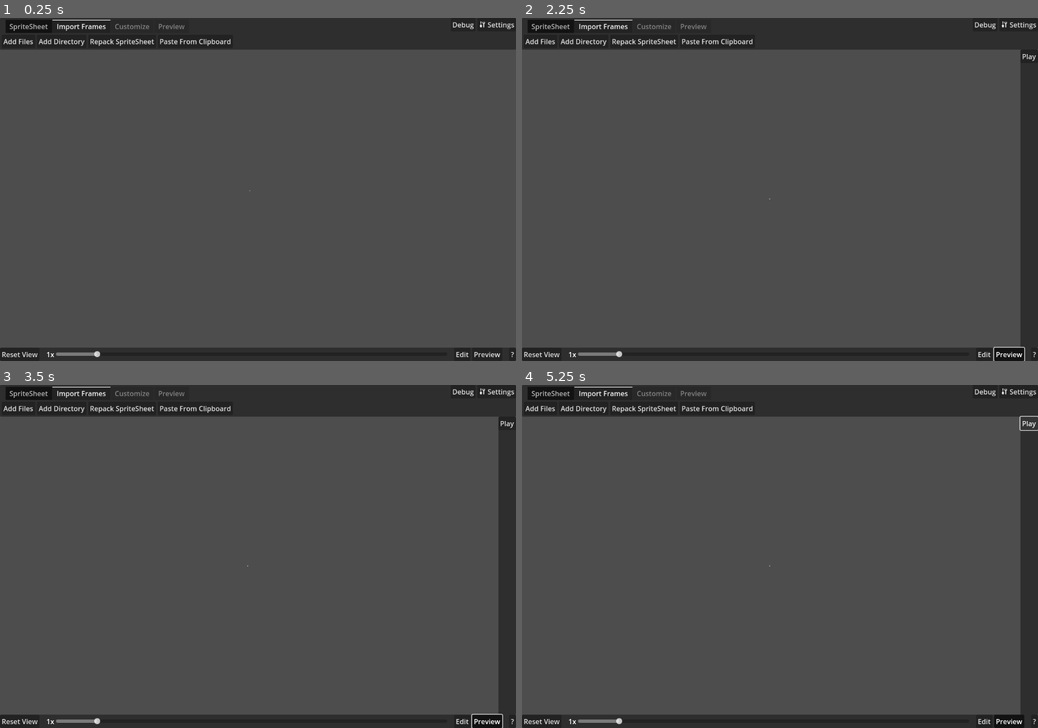
Above: before the commit, frames 1-4 (two rows, left to right).
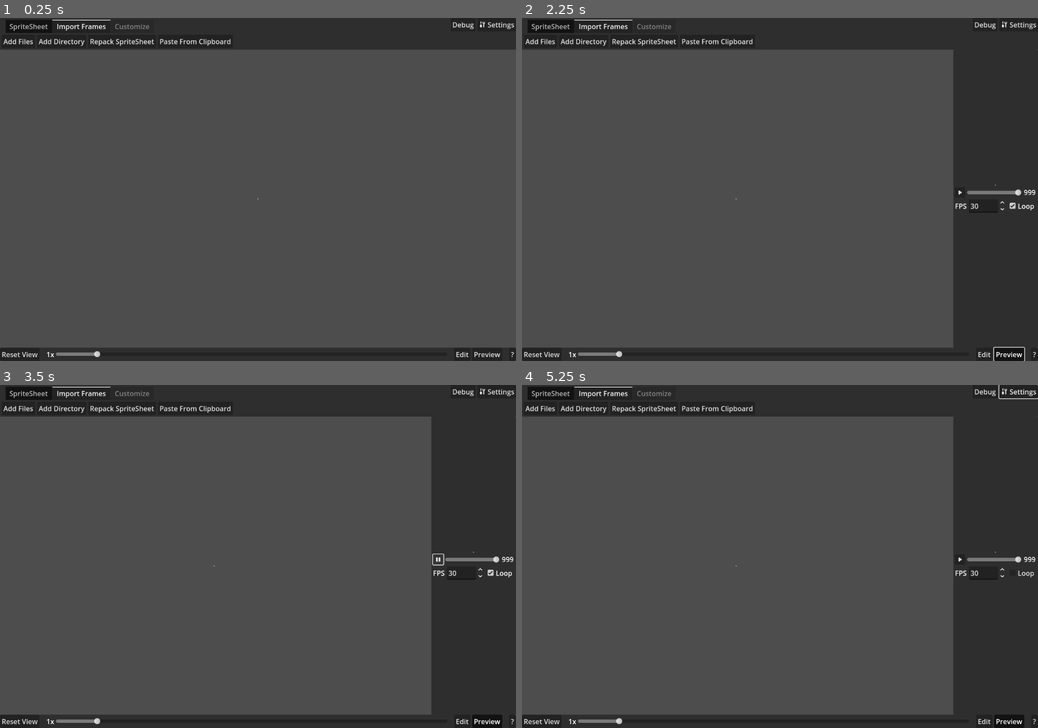
Above: after the commit, the same moments.

Repository: KoBeWi/Godot-Spritesheet-Generator
Game: Godot game, scene res://Rework/Main.tscn
Same seed, same stepped clock (60 frames per second), same inputs: the game is played once before the commit and once after it.
Inputs (mouse positions are in pixels of both pictures, inside the frame that each line leads up to):
- Up to frame 1 (0.25 s): no input
- Up to frame 2 (2.25 s): click "Repack SpriteSheet" at 0.5 s; click "Reset View" at 1.25 s; click "Preview" at 2 s
- Up to frame 3 (3.5 s): click (438, 559) at 2.77 s
- Up to frame 4 (5.25 s): click (1022, 573) at 3.5 s, where only the run after the commit has a clickable "Loop"; click "Settings" at 4.25 s; click (1027, 422) at 5 s, where only the run before the commit has a clickable "Play"

The runs differ from the first frame. In frame 1, less than 0.1% of the frame differs, in the area x 30-51%, y 1-53%; in frame 2, 11%; in frame 3, 11%; in frame 4, 11%, in the area x 30-100%, y 0-97%.
Error after the commit: Invalid access of index '0' on a base object of type: 'Array[Frame]'. (res://Rework/Preview.gd:35)

Commit message:
Added preview

Diff:
--- a/Rework/FrameContainer.gd
+++ b/Rework/FrameContainer.gd
@@ -9,7 +9,8 @@
 var frame: SpriteSheet.Frame
 
 func _ready() -> void:
-	texture.texture = frame.texture
+	if frame:
+		texture.texture = frame.texture
 
 func update_margins(horizontal: int, vertical: int):
 	margins.add_theme_constant_override(&"margin_left", horizontal + frame.offset.x)
--- a/Rework/Main.gd
+++ b/Rework/Main.gd
@@ -1,6 +1,6 @@
 extends Control
 
-enum Tab {SPRITESHEET, FRAME_LIST, CUSTOMIZATION, PREVIEW}
+enum Tab {SPRITESHEET, FRAME_LIST, CUSTOMIZATION}
 
 @onready var tabs: TabContainer = %Tabs
 @onready var repack: PanelContainer = $Repack
@@ -79,7 +79,6 @@
 	update_pending = true
 
 	tabs.set_tab_disabled(Tab.CUSTOMIZATION, spritesheet.frames.size() + spritesheet.unused_frames.size() == 0)
-	tabs.set_tab_disabled(Tab.PREVIEW, spritesheet.frames.size() == 0)
 
 	var updater := func():
 		sprite_sheet_grid.update_frame_list()
--- a/Rework/Main.tscn
+++ b/Rework/Main.tscn
@@ -7,7 +7,10 @@
 [ext_resource type="Script" uid="uid://dr100b5wjmjp2" path="res://Rework/SpriteSheetGrid.gd" id="2_npgqu"]
 [ext_resource type="Script" uid="uid://cwhcm72el5371" path="res://Rework/NavigationArea.gd" id="3_fslw6"]
 [ext_resource type="Script" uid="uid://rvv4l0rd7dgc" path="res://Rework/Repack.gd" id="3_jmhy2"]
+[ext_resource type="Script" uid="uid://dm151lay1qtov" path="res://Rework/Preview.gd" id="7_b5t4d"]
+[ext_resource type="PackedScene" uid="uid://c6ce0mrlnw0ui" path="res://Rework/FrameContainer.tscn" id="7_j10sb"]
 [ext_resource type="Texture2D" uid="uid://do1032o0c7fx6" path="res://Source/Tools.svg" id="8_t0fln"]
+[ext_resource type="Texture2D" uid="uid://o4p3468prkxm" path="res://Rework/Play.svg" id="9_ajsf6"]
 
 [sub_resource type="StyleBoxEmpty" id="StyleBoxEmpty_e06dd"]
 content_margin_top = 4.0
@@ -262,11 +265,6 @@
 button_pressed = true
 text = "Auto"
 
-[node name="Preview" type="HBoxContainer" parent="VBoxContainer/PanelContainer/MarginContainer/Tabs"]
-visible = false
-layout_mode = 2
-metadata/_tab_index = 3
-
 [node name="VSplitContainer" type="VSplitContainer" parent="VBoxContainer"]
 layout_mode = 2
 size_flags_vertical = 3
@@ -294,10 +292,10 @@
 anchor_top = 0.5
 anchor_right = 0.5
 anchor_bottom = 0.5
-offset_left = -20.0
-offset_top = -20.0
-offset_right = -18.0
-offset_bottom = -18.0
+offset_left = -1.0
+offset_top = -1.0
+offset_right = 1.0
+offset_bottom = 1.0
 grow_horizontal = 2
 grow_vertical = 2
 mouse_filter = 1
@@ -313,16 +311,70 @@
 [node name="Preview" type="PanelContainer" parent="VBoxContainer/VSplitContainer/HSplitContainer"]
 visible = false
 layout_mode = 2
-
-[node name="VBoxContainer" type="VBoxContainer" parent="VBoxContainer/VSplitContainer/HSplitContainer/Preview"]
-layout_mode = 2
-
-[node name="HBoxContainer" type="HBoxContainer" parent="VBoxContainer/VSplitContainer/HSplitContainer/Preview/VBoxContainer"]
-layout_mode = 2
-
-[node name="Button" type="Button" parent="VBoxContainer/VSplitContainer/HSplitContainer/Preview/VBoxContainer/HBoxContainer"]
-layout_mode = 2
-text = "Play"
+script = ExtResource("7_b5t4d")
+
+[node name="MarginContainer" type="MarginContainer" parent="VBoxContainer/VSplitContainer/HSplitContainer/Preview"]
+layout_mode = 2
+theme_override_constants/margin_left = 4
+theme_override_constants/margin_right = 4
+
+[node name="VBoxContainer" type="VBoxContainer" parent="VBoxContainer/VSplitContainer/HSplitContainer/Preview/MarginContainer"]
+layout_mode = 2
+alignment = 1
+
+[node name="PanelContainer" type="PanelContainer" parent="VBoxContainer/VSplitContainer/HSplitContainer/Preview/MarginContainer/VBoxContainer"]
+layout_mode = 2
+size_flags_horizontal = 4
+theme_override_styles/panel = SubResource("StyleBoxFlat_t0fln")
+
+[node name="PreviewFrame" parent="VBoxContainer/VSplitContainer/HSplitContainer/Preview/MarginContainer/VBoxContainer/PanelContainer" instance=ExtResource("7_j10sb")]
+unique_name_in_owner = true
+layout_mode = 2
+
+[node name="HBoxContainer2" type="HBoxContainer" parent="VBoxContainer/VSplitContainer/HSplitContainer/Preview/MarginContainer/VBoxContainer"]
+layout_mode = 2
+
+[node name="PlayButton" type="Button" parent="VBoxContainer/VSplitContainer/HSplitContainer/Preview/MarginContainer/VBoxContainer/HBoxContainer2"]
+unique_name_in_owner = true
+layout_mode = 2
+size_flags_horizontal = 0
+icon = ExtResource("9_ajsf6")
+
+[node name="Timeline" type="HSlider" parent="VBoxContainer/VSplitContainer/HSplitContainer/Preview/MarginContainer/VBoxContainer/HBoxContainer2"]
+unique_name_in_owner = true
+layout_mode = 2
+size_flags_horizontal = 3
+size_flags_vertical = 1
+ticks_on_borders = true
+
+[node name="TimelineFrame" type="Label" parent="VBoxContainer/VSplitContainer/HSplitContainer/Preview/MarginContainer/VBoxContainer/HBoxContainer2"]
+unique_name_in_owner = true
+custom_minimum_size = Vector2(30, 0)
+layout_mode = 2
+size_flags_vertical = 1
+text = "999"
+horizontal_alignment = 1
+vertical_alignment = 1
+
+[node name="HBoxContainer" type="HBoxContainer" parent="VBoxContainer/VSplitContainer/HSplitContainer/Preview/MarginContainer/VBoxContainer"]
+layout_mode = 2
+
+[node name="Label" type="Label" parent="VBoxContainer/VSplitContainer/HSplitContainer/Preview/MarginContainer/VBoxContainer/HBoxContainer"]
+layout_mode = 2
+text = "FPS"
+
+[node name="SpinBox" type="SpinBox" parent="VBoxContainer/VSplitContainer/HSplitContainer/Preview/MarginContainer/VBoxContainer/HBoxContainer"]
+unique_name_in_owner = true
+layout_mode = 2
+min_value = 1.0
+max_value = 144.0
+value = 30.0
+
+[node name="Loop" type="CheckBox" parent="VBoxContainer/VSplitContainer/HSplitContainer/Preview/MarginContainer/VBoxContainer/HBoxContainer"]
+unique_name_in_owner = true
+layout_mode = 2
+button_pressed = true
+text = "Loop"
 
 [node name="Edit" type="PanelContainer" parent="VBoxContainer/VSplitContainer"]
 visible = false
@@ -550,6 +602,9 @@
 [connection signal="value_changed" from="VBoxContainer/PanelContainer/MarginContainer/Tabs/Customize/Margins/VerticalMargin" to="VBoxContainer/VSplitContainer/HSplitContainer/SpriteSheetView/PanelContainer/SpriteSheetGrid" method="update_margins" unbinds=1]
 [connection signal="value_changed" from="VBoxContainer/PanelContainer/MarginContainer/Tabs/Customize/Columns/ColumnCount" to="VBoxContainer/VSplitContainer/HSplitContainer/SpriteSheetView/PanelContainer/SpriteSheetGrid" method="update_columns" unbinds=1]
 [connection signal="toggled" from="VBoxContainer/PanelContainer/MarginContainer/Tabs/Customize/Columns/AutoColumns" to="VBoxContainer/VSplitContainer/HSplitContainer/SpriteSheetView/PanelContainer/SpriteSheetGrid" method="on_auto_toggled"]
+[connection signal="pressed" from="VBoxContainer/VSplitContainer/HSplitContainer/Preview/MarginContainer/VBoxContainer/HBoxContainer2/PlayButton" to="VBoxContainer/VSplitContainer/HSplitContainer/Preview" method="_play_pause"]
+[connection signal="value_changed" from="VBoxContainer/VSplitContainer/HSplitContainer/Preview/MarginContainer/VBoxContainer/HBoxContainer2/Timeline" to="VBoxContainer/VSplitContainer/HSplitContainer/Preview" method="_on_timeline_value_changed"]
+[connection signal="value_changed" from="VBoxContainer/VSplitContainer/HSplitContainer/Preview/MarginContainer/VBoxContainer/HBoxContainer/SpinBox" to="VBoxContainer/VSplitContainer/HSplitContainer/Preview" method="_on_fps_changed"]
 [connection signal="toggled" from="VBoxContainer/PanelContainer2/Navigation/HBoxContainer2/Button3" to="VBoxContainer/VSplitContainer/Edit" method="set_visible"]
 [connection signal="toggled" from="VBoxContainer/PanelContainer2/Navigation/HBoxContainer2/Button4" to="VBoxContainer/VSplitContainer/HSplitContainer/Preview" method="set_visible"]
 [connection signal="toggled" from="VBoxContainer/PanelContainer2/Navigation/Button2" to="VBoxContainer/PanelContainer2/Navigation/Button2/PanelContainer" method="set_visible"]
--- /dev/null
+++ b/Rework/Pause.svg
@@ -0,0 +1 @@
+<svg xmlns="http://www.w3.org/2000/svg" width="16" height="16"><path fill="#e0e0e0" d="M4 3a1 1 0 0 0-1 1v8a1 1 0 0 0 1 1h2a1 1 0 0 0 1-1V4a1 1 0 0 0-1-1zm6 0a1 1 0 0 0-1 1v8a1 1 0 0 0 1 1h2a1 1 0 0 0 1-1V4a1 1 0 0 0-1-1z"/></svg>
--- /dev/null
+++ b/Rework/Play.svg
@@ -0,0 +1 @@
+<svg xmlns="http://www.w3.org/2000/svg" width="16" height="16"><path fill="#e0e0e0" d="M4 12a1 1 0 0 0 1.555.832l6-4a1 1 0 0 0 0-1.664l-6-4A1 1 0 0 0 4 4z"/></svg>
--- /dev/null
+++ b/Rework/Preview.gd
@@ -0,0 +1,56 @@
+extends Control
+
+@onready var preview_frame: MarginContainer = %PreviewFrame
+@onready var timeline: HSlider = %Timeline
+@onready var timeline_frame: Label = %TimelineFrame
+@onready var loop: CheckBox = %Loop
+@onready var play_button: Button = %PlayButton
+
+var frame_time: float = 1.0 / 30.0
+var frame_progress: float
+
+func _notification(what: int) -> void:
+	if what == NOTIFICATION_VISIBILITY_CHANGED:
+		if visible:
+			update_settings()
+	elif what == NOTIFICATION_INTERNAL_PROCESS:
+		frame_progress += get_process_delta_time()
+		if frame_progress >= frame_time:
+			frame_progress = 0
+			if timeline.value == timeline.max_value:
+				if loop.button_pressed:
+					timeline.value = 0
+				else:
+					set_process_internal(false)
+					update_play_button()
+			else:
+				timeline.value += 1
+
+func update_settings():
+	timeline.max_value = owner.spritesheet.frames.size() - 1
+	timeline.tick_count = timeline.max_value + 1
+	update_frame()
+
+func update_frame():
+	preview_frame.frame = owner.spritesheet.frames[int(timeline.value)]
+	timeline_frame.text = str(int(timeline.value))
+	preview_frame._ready()
+
+func _play_pause() -> void:
+	if not is_processing_internal() and timeline.value == timeline.max_value:
+		timeline.value = 0
+		frame_progress = 0
+
+	set_process_internal(not is_processing_internal())
+	update_play_button()
+
+func _on_timeline_value_changed(value: float) -> void:
+	update_frame()
+
+func _on_fps_changed(value: float) -> void:
+	frame_time = 1.0 / value
+
+func update_play_button():
+	const PLAY = preload("res://Rework/Play.svg")
+	const PAUSE = preload("res://Rework/Pause.svg")
+	play_button.icon = PAUSE if is_processing_internal() else PLAY
Not shown: 1 places in Rework/Main.tscn that only renumber resources
Not shown, added: Rework/Pause.svg.import
Not shown, added: Rework/Play.svg.import
Not shown, added: Rework/Preview.gd.uid
